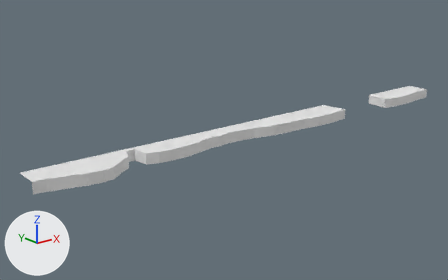
The OBJ model Main/Assets/Prefabs/LevelStuff/Level Ground Assets/GroundSection2.obj, before and after one commit.
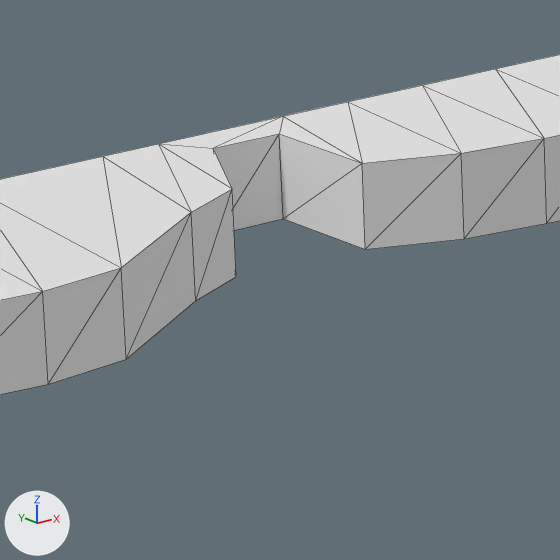
Old and new are each drawn whole from a 50 mm lens placed at (746.0, -3492.0, 1333.0), pointed at (3590.0, 63.0, -89.0) and again close up on the part from 22% to 38% of the width and 47% to 73% of the height. Arrows for +X, +Y and +Z are at lower left; the lights stay in place. The close-ups show mesh edges as thin lines. Where no turn or scale is listed for an object, it has been applied to the vertices.

Objects in the first close-up: 'GroundSection2'.
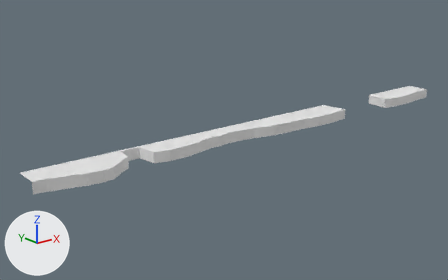
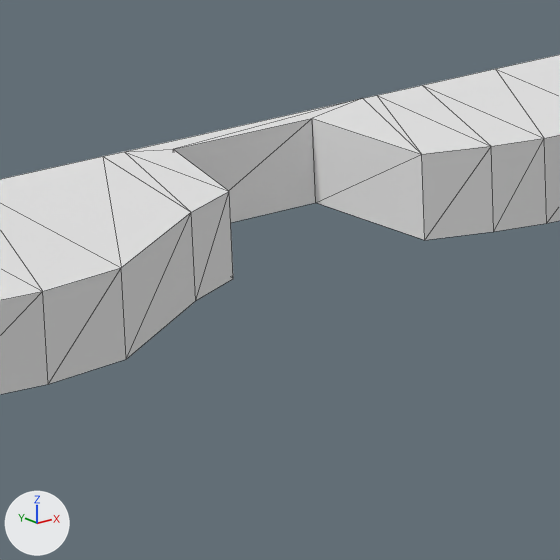
Where the change shows, as pixel boxes (x1, y1, x2, y2) in the close-ups (560 x 560 px; the box of a moved part takes in the faces that stretch with it):
part 1 of me_groundsection2, moved or reshaped: (103, 85, 547, 300) in both

Patch to the scene script:
```diff
--- a/Main/Assets/Prefabs/LevelStuff/Level Ground Assets/GroundSection2.obj.py
+++ b/Main/Assets/Prefabs/LevelStuff/Level Ground Assets/GroundSection2.obj.py
@@ me_groundsection2 @@
 me_groundsection2.from_pydata(...)  # 132 vertices, 170 faces; spans x 1968.0..5826.0, y -286.0..-10.0, z -46.0..42.0
 # used by ob_groundsection2; location = (0.0, 0.0, 0.0)
 # before: 11 (2834.0, -10.0, 40.0) at pixel (347, 101), 55 (2834.0, -196.0, -38.0) at pixel (464, 238), 99 (2834.0, -196.0, 40.0) at pixel (461, 153)
-me_groundsection2.vertices[9].co = (2642.0, -10.0, 40.0)  # pixel (158, 143)
-me_groundsection2.vertices[10].co = (2767.0, -10.0, 40.0)  # pixel (283, 116)
-me_groundsection2.vertices[51].co = (2630.0, -156.0, -38.0)  # pixel (236, 276)
-me_groundsection2.vertices[52].co = (2673.0, -51.0, -38.0)
-me_groundsection2.vertices[53].co = (2739.0, -51.0, -38.0)  # pixel (283, 218)
-me_groundsection2.vertices[54].co = (2753.0, -165.0, -38.0)  # pixel (365, 249)
-me_groundsection2.vertices[95].co = (2630.0, -156.0, 40.0)  # pixel (232, 188)
-me_groundsection2.vertices[96].co = (2673.0, -51.0, 40.0)  # pixel (213, 148)
-me_groundsection2.vertices[97].co = (2739.0, -51.0, 40.0)  # pixel (279, 133)
-me_groundsection2.vertices[98].co = (2753.0, -165.0, 40.0)  # pixel (362, 163)
+# me_groundsection2 part 1
+for i in [11, 55, 99]: me_groundsection2.vertices[i].co += Vector((30.0, 0.0, 0.0))
+me_groundsection2.vertices[9].co = (2609.0, -10.0, 40.0)  # pixel (124, 151)
+me_groundsection2.vertices[10].co = (2850.0, -10.0, 40.0)  # pixel (362, 98)
+me_groundsection2.vertices[51].co = (2626.0, -159.0, -38.0)  # pixel (233, 278)
+me_groundsection2.vertices[52].co = (2645.0, -31.0, -38.0)
+me_groundsection2.vertices[53].co = (2784.0, -32.0, -38.0)  # pixel (315, 202)
+me_groundsection2.vertices[54].co = (2806.0, -177.0, -38.0)  # pixel (424, 240)
+me_groundsection2.vertices[95].co = (2626.0, -159.0, 40.0)  # pixel (229, 191)
+me_groundsection2.vertices[96].co = (2645.0, -31.0, 40.0)  # pixel (173, 149)
+me_groundsection2.vertices[97].co = (2784.0, -32.0, 40.0)  # pixel (312, 118)
+me_groundsection2.vertices[98].co = (2806.0, -177.0, 40.0)  # pixel (421, 154)
 me_groundsection2.materials.append(mat_undefined)
```
